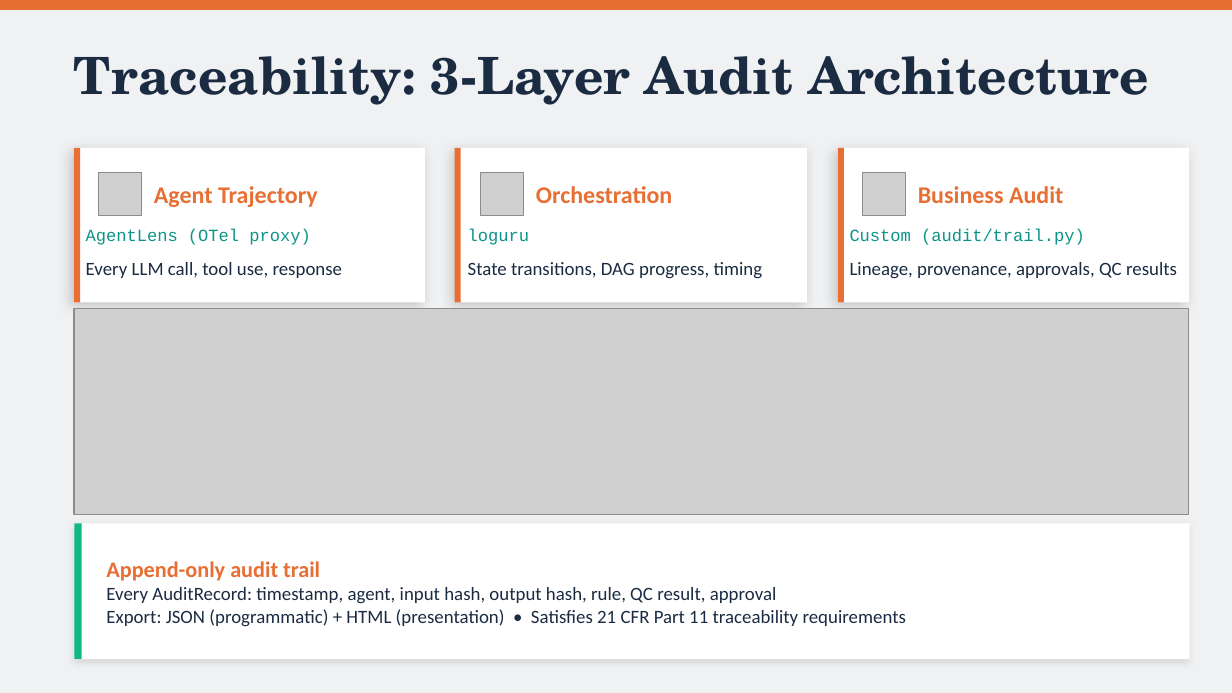
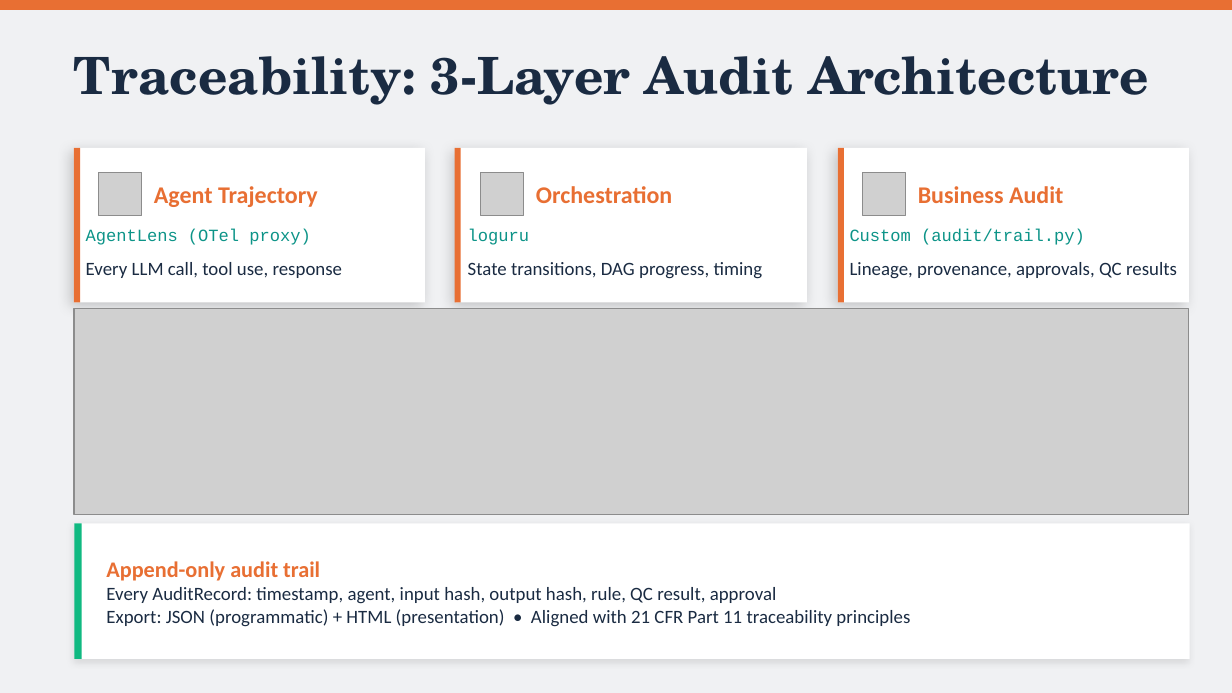
Before and after one commit to matt-grain/pharma-derive, a slide deck: slide 16 of presentation/CDDE_Presentation.pptx (slide 11 before the commit). Drawn at 1232x693 pixels with LibreOffice and Linux fonts; fonts in the diff are those of the drawing; grey boxes stand for pictures. Boxes give left, top, right and bottom in pixels: in the first picture for what was removed or moved away, otherwise in the second. Text is boxed around its words. In the diff, an @@ line names an element or a change of style, - is before the commit and + after.

```diff
--- a/presentation/CDDE_Presentation.pptx
+++ b/presentation/CDDE_Presentation.pptx
@@ text at (106,609,910,627): text changed @@
-Export: JSON (programmatic) + HTML (presentation) • Satisfies 21 CFR Part 11 traceability requirements
+Export: JSON (programmatic) + HTML (presentation) • Aligned with 21 CFR Part 11 traceability principles
```
Also in this commit, not shown: 12 other slides changed, 1 slide added, 1 other file.
